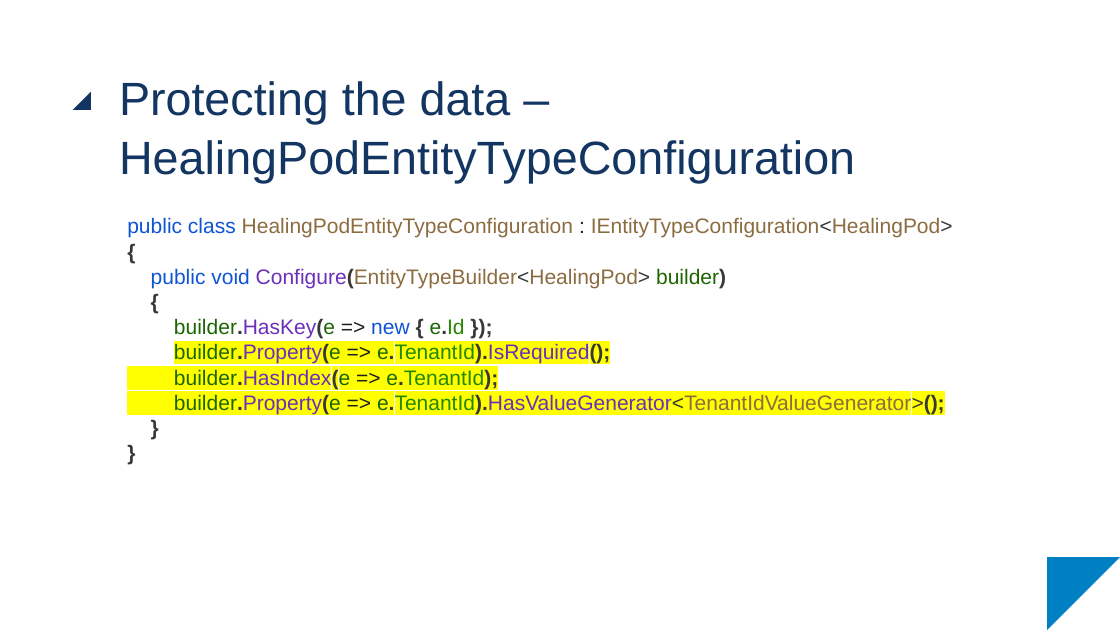
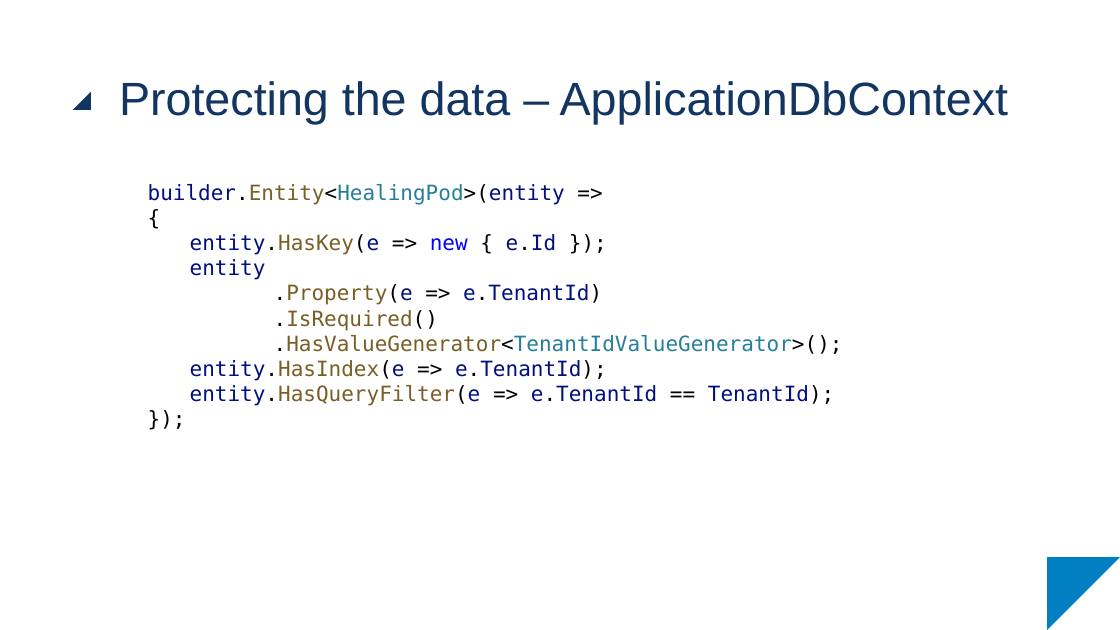
Before and after one commit to RubMertens/presentation-multi-tenant-apps, a slide deck: slide 52 of KdG - Multi-Tenant Applications.pptx (slide 51 before the commit). Drawn at 1120x630 pixels with LibreOffice and Linux fonts; fonts in the diff are those of the drawing. Boxes give left, top, right and bottom in pixels: in the first picture for what was removed or moved away, otherwise in the second. Text is boxed around its words. In the diff, an @@ line names an element or a change of style, - is before the commit and + after.

```diff
--- a/KdG - Multi-Tenant Applications.pptx
+++ b/KdG - Multi-Tenant Applications.pptx
@@ title at [119, 81, 1008, 124]: text changed @@
-Protecting the data – HealingPodEntityTypeConfiguration
+Protecting the data – ApplicationDbContext
@@ text at [148, 184, 843, 406]: text changed; font Arial to DejaVu Sans Mono; text colour #8C6C41 to #001080 @@
-public class HealingPodEntityTypeConfiguration : IEntityTypeConfiguration<HealingPod>
-{
-public void Configure(EntityTypeBuilder<HealingPod> builder)
-{
-builder.HasKey(e => new { e.Id });
-builder.Property(e => e.TenantId).IsRequired();
-builder.HasIndex(e => e.TenantId);
-builder.Property(e => e.TenantId).HasValueGenerator<TenantIdValueGenerator>();
-}
-}
+builder.Entity<HealingPod>(entity =>
+{
+  entity.HasKey(e => new { e.Id });
+  entity
+  .Property(e => e.TenantId)
+  .IsRequired()
+  .HasValueGenerator<TenantIdValueGenerator>();
+  entity.HasIndex(e => e.TenantId);
+  entity.HasQueryFilter(e => e.TenantId == TenantId);
+});
```
Also in this commit, not shown: 5 other slides changed, 3 slides added, 2 slides removed.
